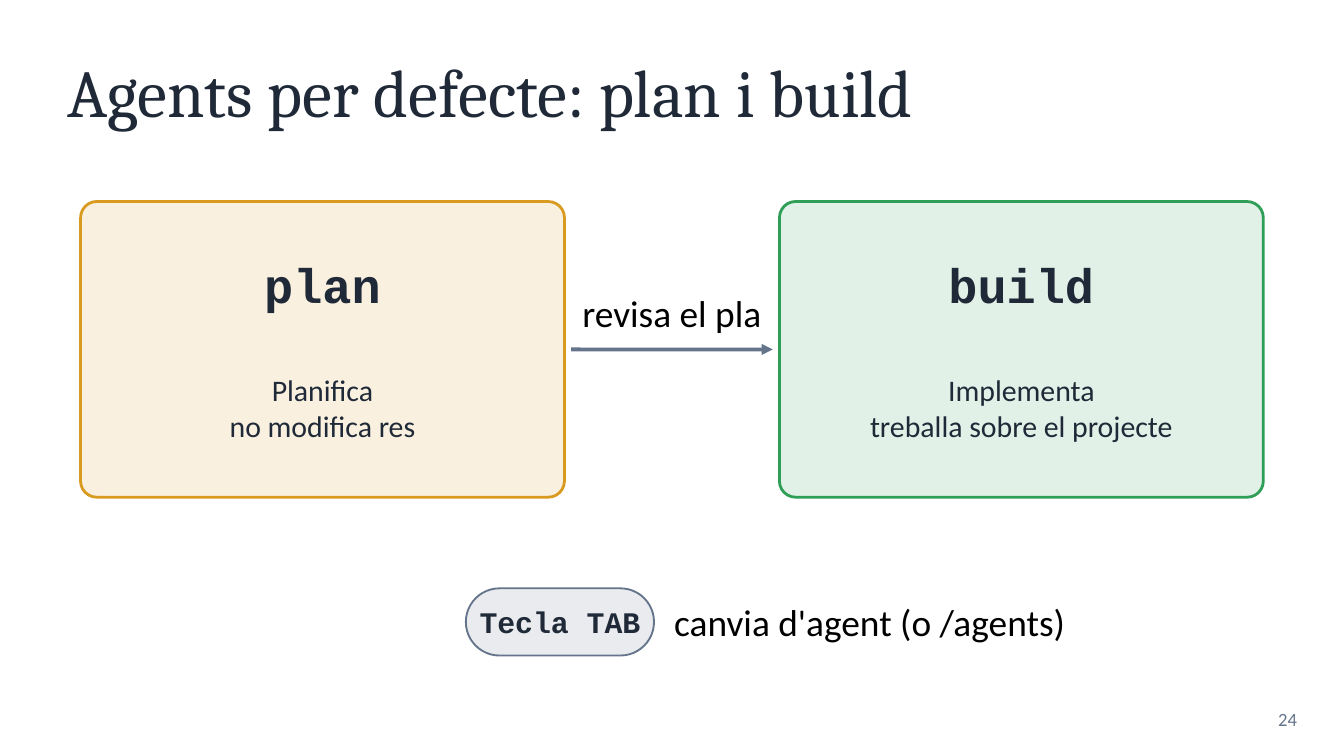
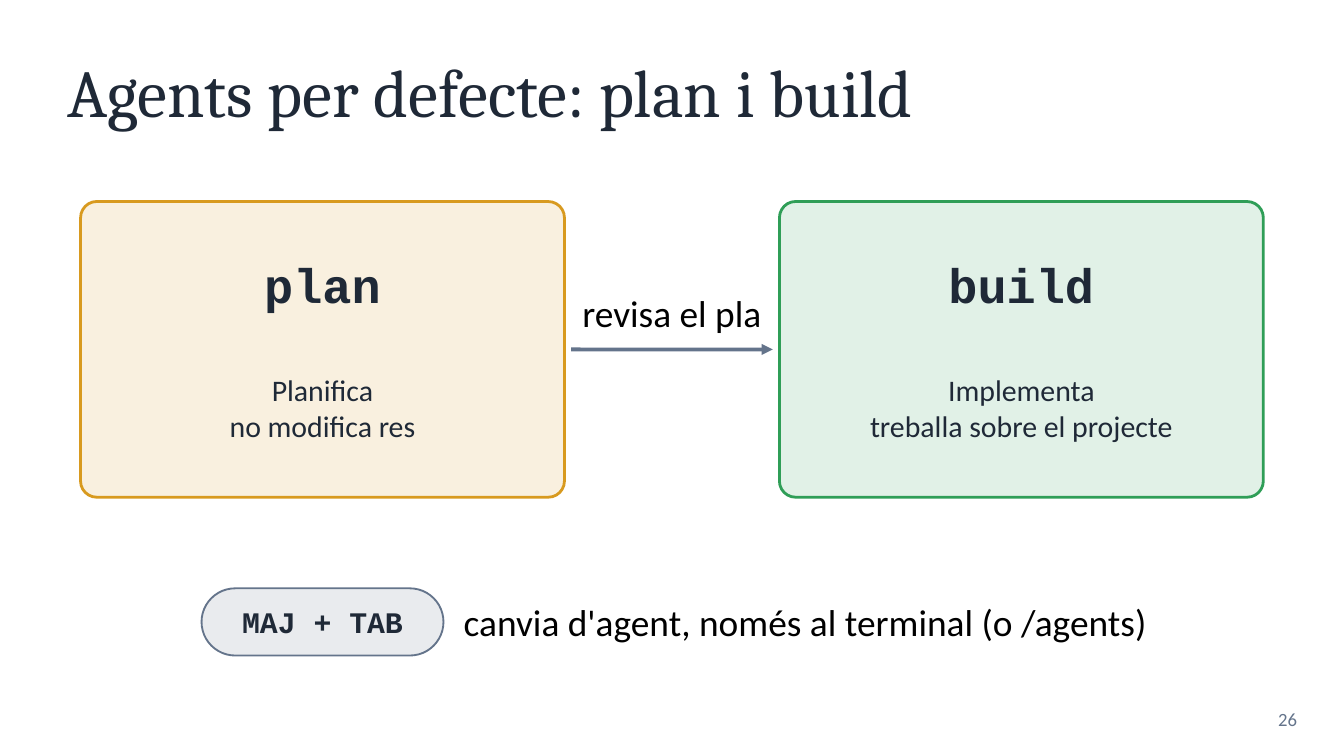
Before and after one commit to optimisme/XTEC-CursAgentsIA, a slide deck: slide 26 of diapositives/01 - Agents IA i OpenCode.pptx (slide 24 before the commit). Drawn at 1344x756 pixels with LibreOffice and Linux fonts; fonts in the diff are those of the drawing. Boxes give left, top, right and bottom in pixels: in the first picture for what was removed or moved away, otherwise in the second. Text is boxed around its words. In the diff, an @@ line names an element or a change of style, - is before the commit and + after.

```diff
--- a/diapositives/01 - Agents IA i OpenCode.pptx
+++ b/diapositives/01 - Agents IA i OpenCode.pptx
@@ rounded rectangle resized from (x1=466, y1=589, x2=655, y2=656) to (x1=202, y1=589, x2=444, y2=656) @@
@@ text at (x1=242, y1=613, x2=403, y2=634): text changed @@
-Tecla TAB
+MAJ + TAB
@@ text at (x1=464, y1=609, x2=1146, y2=643): text changed @@
-canvia d'agent (o /agents)
+canvia d'agent, només al terminal (o /agents)
@@ page number at (x1=1278, y1=713, x2=1297, y2=726): text changed @@
-24
+26
```
Also in this commit, not shown: 3 other slides changed, 2 slides added, 25 other files.
